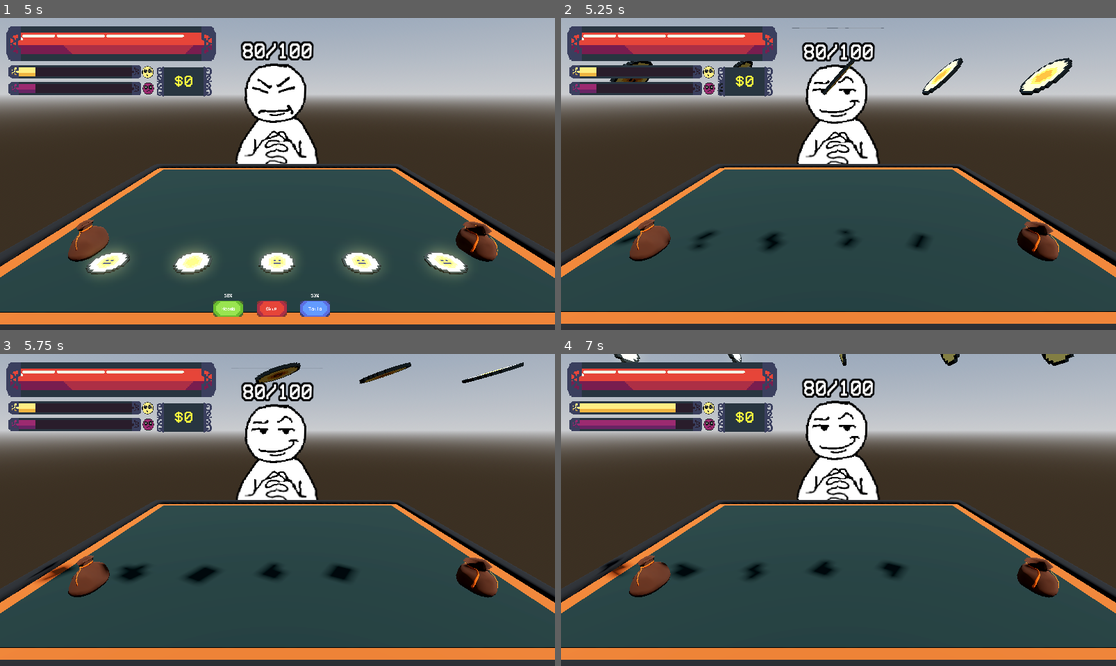
Above: before the commit, frames 1-4 (two rows, left to right).
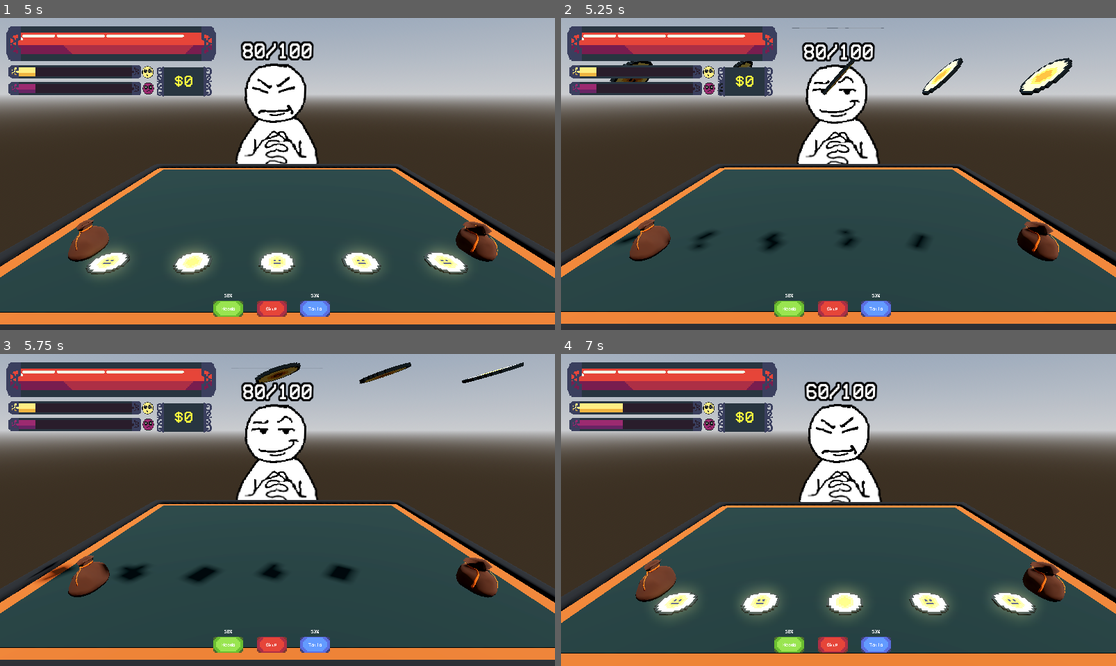
Above: after the commit, the same moments.

Repository: nianjindev/nummus
Game: Godot game, scene res://gui/splash_screen/splash_screen_manager.tscn
The game is run twice, just before and just after one commit, with the same random seed, the same clock (stepped at 60 frames per second) and the same inputs. The engine's default icon, where the game draws it, is replaced by a stand-in: a white triangle on a blue panel in a dark square.
Inputs (mouse positions are in pixels of both pictures, inside the frame that each line leads up to):
- Up to frame 1 (5 s): tap Enter at 0.5 s; move the mouse to (399, 158) at 0.52 s; click (399, 158) at 0.67 s; tap Space at 0.77, 4.52 s; click "Play" at 1.25 s; click "Skip" at 2 s; click "Skip" at 2.75 s; click "Heads" at 3.5 s; move the mouse to (166, 189) at 4.27 s; click (166, 189) at 4.42 s
- Up to frame 2 (5.25 s): click "Tails" at 5 s
- Up to frame 3 (5.75 s): no input
- Up to frame 4 (7 s): click (788, 644) at 5.75 s, where only the run after the commit has a clickable "Heads"; click (877, 644) at 6.5 s, where only the run before the commit has a clickable "Tails"

Frame 1 is identical in both runs. In frame 2, 0.8% of the frame differs, in the area x 38-60%, y 88-96%; in frame 3, 0.8%; in frame 4, 15%, in the area x 0-100%, y 0-100%.

Commit message:
changed enemy visual system

Diff:
--- a/nummus-game/autoload/signalbus.gd
+++ b/nummus-game/autoload/signalbus.gd
@@ -34,7 +34,7 @@
 signal update_side_percent_ui(heads: float, tails: float)
 
 ######## VFX ########
-signal enemy_hurt_visuals()
+signal enemy_visuals()
 
 func _ready():
 	skill_check_finish.connect(_on_skill_check)
@@ -42,6 +42,8 @@
 	change_fortune_and_update_ui.connect(_on_fortune_changed)
 	change_misfortune_and_update_ui.connect(_on_misfortune_changed)
 	change_health_and_update_ui.connect(_on_health_changed)
+
+
 
 func _on_skill_check(success: bool):
 	if success:
--- a/nummus-game/base_objects/base_level.gd
+++ b/nummus-game/base_objects/base_level.gd
@@ -2,7 +2,6 @@
 
 var current_hand: Array[Coin]
 @onready var table = $TableHandler
-@onready var camera: Camera3D = $PlayerCamera
 
 func _ready() -> void:
 	# Inventory.add_item(ObjectManager.create_coin(Constants.COINS.base, Constants.display_type.PLAY))
--- a/nummus-game/base_objects/coin_base.gd
+++ b/nummus-game/base_objects/coin_base.gd
@@ -79,20 +79,22 @@
 
 
 func _on_animation_player_animation_finished(anim_name: StringName) -> void:
-	Signalbus.toggle_coin_flip_ui.emit(true)
 
 	match anim_name:
 		"flip_heads_success":
+			Signalbus.enemy_visuals.emit("none")
 			coin_effect.effect(coin_stats, Sides.HEADS)
 		"flip_heads_fail": # IDEA: all fails do misfortune
 			Signalbus.change_fortune_and_update_ui.emit(true, 20, true)
 			Signalbus.change_misfortune_and_update_ui.emit(true, 20, true)
+			Signalbus.enemy_visuals.emit("none")
 			return
 		"flip_tails_success":
 			coin_effect.effect(coin_stats, Sides.TAILS)
 		"flip_tails_fail":
 			Signalbus.change_fortune_and_update_ui.emit(true, 20, true)
 			Signalbus.change_misfortune_and_update_ui.emit(true, 20, true)
+			Signalbus.enemy_visuals.emit("none")
 			return
 
 	Globals.reset_weights()
--- a/nummus-game/base_objects/enemy.gd
+++ b/nummus-game/base_objects/enemy.gd
@@ -26,9 +26,19 @@
 	position = Vector3(-1.604,1,0.0)
 	rotate_y(PI/2)
 	scale = Vector3(0.6,0.6,0.6)
+	Signalbus.enemy_visuals.connect(on_enemy_visuals_played)
+
+func on_enemy_visuals_played(visual: String):
+	match visual:
+		"none":
+			Signalbus.toggle_coin_flip_ui.emit(true)
+		"death":
+			play_death_animation()
+		"hurt":
+			play_hurt_animation()
+
 
 func play_hurt_animation():
-	Signalbus.enemy_hurt_visuals.emit()
 	animated_sprite.play("hurt")
 	animation_player.speed_scale = 0
 
@@ -37,12 +47,12 @@
 	animated_sprite.play("neutral")
 	animation_player.speed_scale = 1
 
+	Signalbus.toggle_coin_flip_ui.emit(true)
+
 func play_death_animation():
-	Signalbus.enemy_hurt_visuals.emit()
 	animated_sprite.play("very_hurt")
-
+	animation_player.speed_scale = 0
 	Signalbus.toggle_coin_flip_ui.emit(false)
-	animation_player.speed_scale = 0
 
 	await get_tree().create_timer(3).timeout
 
@@ -51,10 +61,10 @@
 func take_damage(amount: int):
 	if health + amount < 0 or health + amount == 0:
 		health = 0
-		play_death_animation()
+		Signalbus.enemy_visuals.emit("death")
 	else:
 		health += amount
-		play_hurt_animation()
+		Signalbus.enemy_visuals.emit("hurt")
 
 func heal(amount: int):
 	health += amount
--- a/nummus-game/base_objects/player_camera.gd
+++ b/nummus-game/base_objects/player_camera.gd
@@ -6,10 +6,14 @@
 var _shake_strength: float = 0
 
 func _ready():
-	Signalbus.enemy_hurt_visuals.connect(_on_enemy_hurt)
+	Signalbus.enemy_visuals.connect(_on_enemy_visuals_played)
 
 func trigger_shake() -> void:
 	_shake_strength = max_shake
+
+func set_shake_intensity(max: float, fade: float) -> void:
+	max_shake = max
+	shake_fade = fade
 
 func _process(delta: float):
 	if _shake_strength > 0:
@@ -17,5 +21,11 @@
 		h_offset = randf_range(-_shake_strength , _shake_strength)
 		v_offset = randf_range(-_shake_strength , _shake_strength)
 
-func _on_enemy_hurt():
+func enemy_hurt():
+	set_shake_intensity(.25, 10)
 	trigger_shake()
+
+func _on_enemy_visuals_played(visual: String):
+	match visual:
+		"hurt":
+			enemy_hurt()
